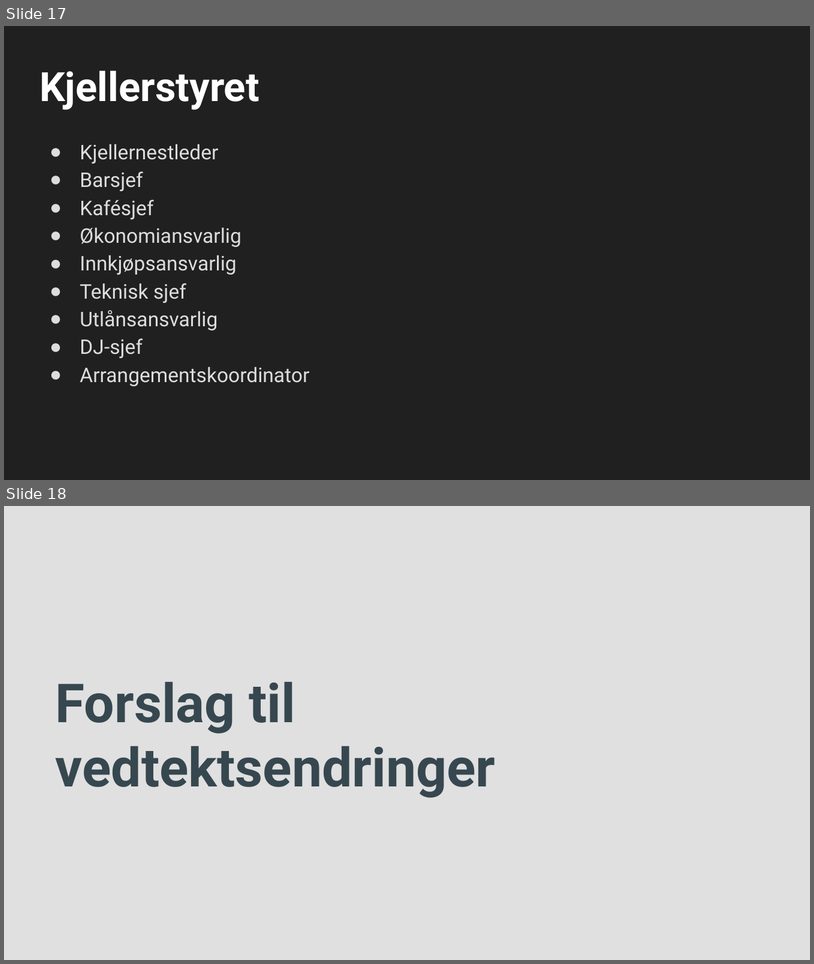
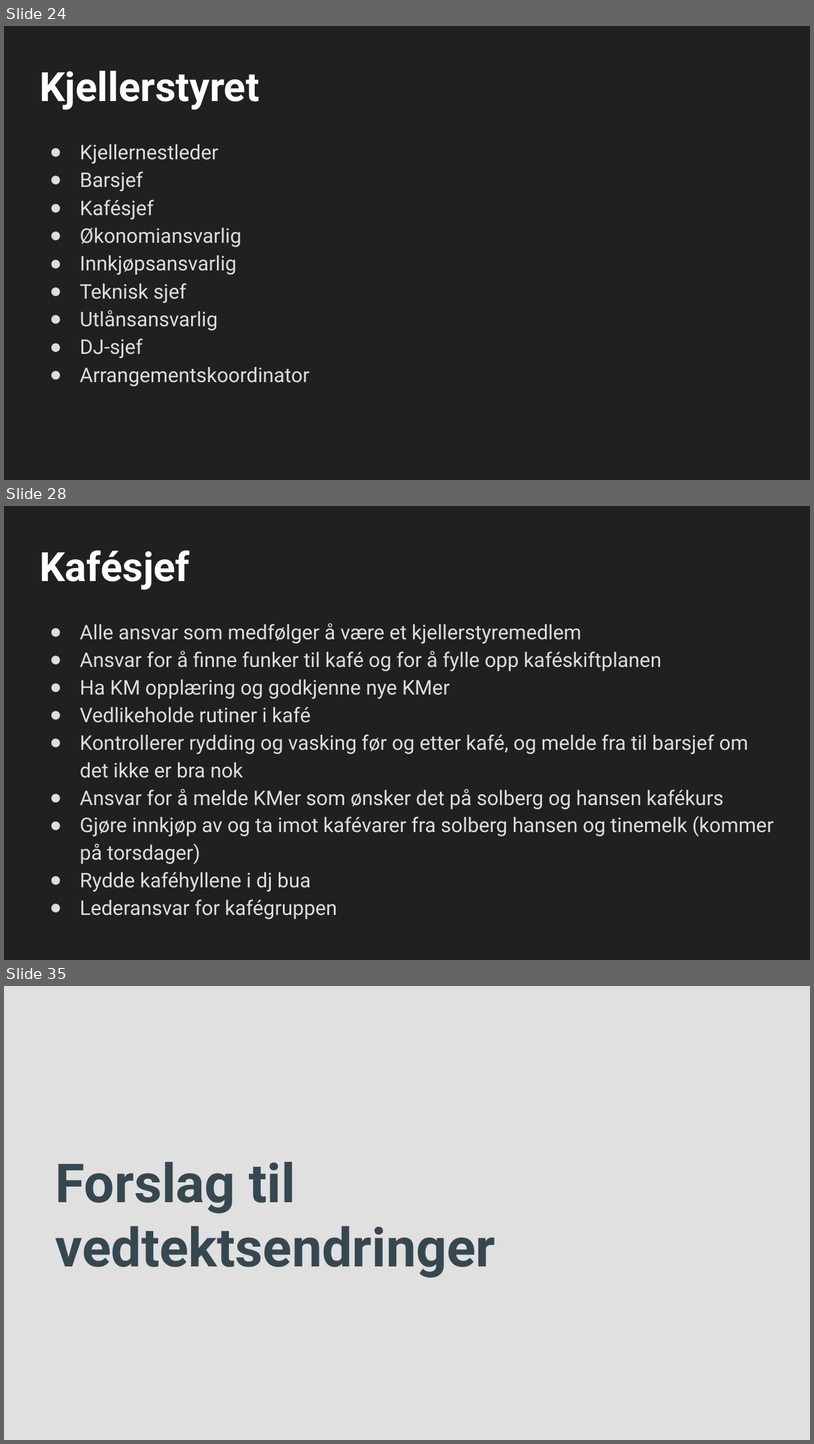
Before and after one commit to cybernetisk/docs, a slide deck: generalforsamling/21H/Generalforsamling H2021.pptx. Shown one above the other, each under a label of ours: slides 17 and 18 before the commit, slides 24, 28 and 35 after it; the slides between them are not shown. The pictures are 814x964 and 814x1444 pixels, drawn with LibreOffice and Linux fonts; fonts in the diff are those of the drawing; background and template pictures are left out. Boxes give left, top, right and bottom in pixels: in the first picture for what was removed or moved away, otherwise in the second. Text is boxed around its words. In the diff, an @@ line names an element or a change of style, - is before the commit and + after.

```diff
--- a/generalforsamling/21H/Generalforsamling H2021.pptx
+++ b/generalforsamling/21H/Generalforsamling H2021.pptx
@@ slide 28 added at [4, 506, 810, 960], background #202020 @@
@@ title added at [39, 550, 190, 590], 36 pt, text #FFFFFF, bold @@
+Kafésjef
@@ text added at [80, 623, 774, 919], 18 pt, text #DDDDDD @@
+● Alle ansvar som medfølger å være et kjellerstyremedlem
+● Ansvar for å finne funker til kafé og for å fylle opp kaféskiftplanen
+● Ha KM opplæring og godkjenne nye KMer
+● Vedlikeholde rutiner i kafé
+● Kontrollerer rydding og vasking før og etter kafé, og melde fra til barsjef om det ikke er bra nok
+● Ansvar for å melde KMer som ønsker det på solberg og hansen kafékurs
+● Gjøre innkjøp av og ta imot kafévarer fra solberg hansen og tinemelk (kommer på torsdager)
+● Rydde kaféhyllene i dj bua
+● Lederansvar for kafégruppen
@@ what was slide 17 is now slide 24 @@
@@ what was slide 18 is now slide 35 @@
```
Also in this commit, not shown: 3 slides changed, 23 other slides added, 5 slides removed, 3 other files.
